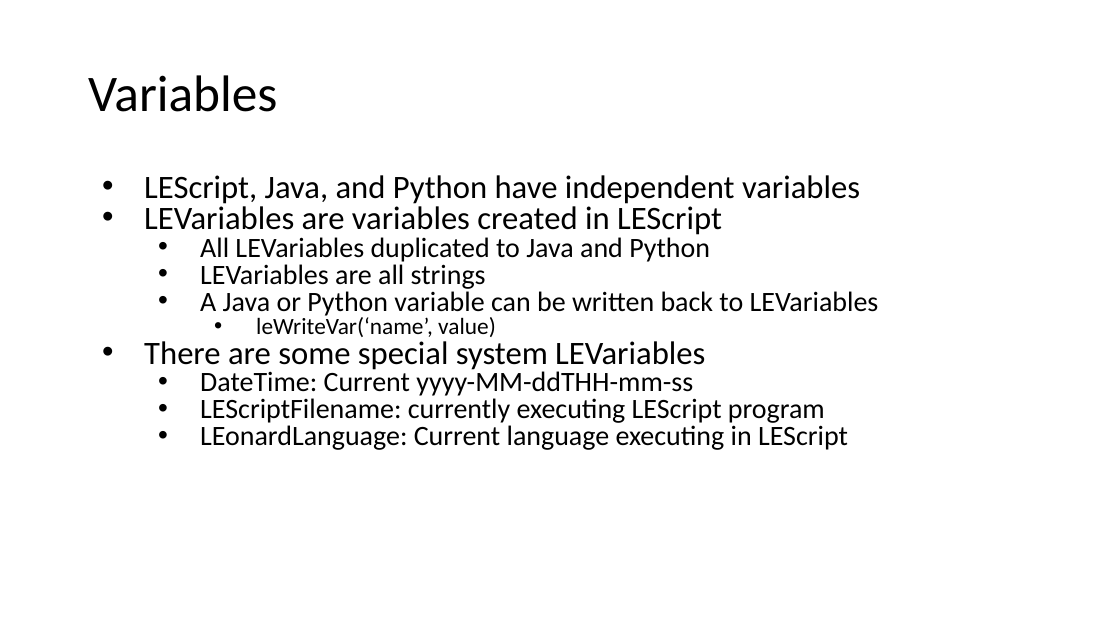
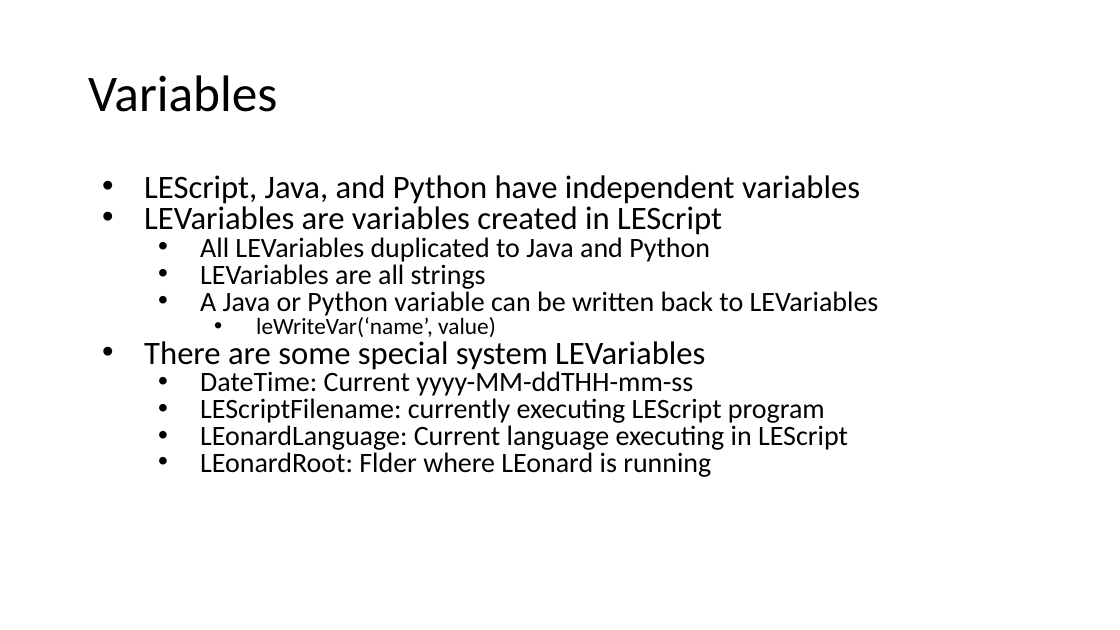
Before and after one commit to nedlecky/LEonard, a slide deck: slide 3 of LEonard/LEonard Design Rev 13.pptx. Drawn at 1120x630 pixels with LibreOffice and Linux fonts; fonts in the diff are those of the drawing. Boxes give left, top, right and bottom in pixels: in the first picture for what was removed or moved away, otherwise in the second. Text is boxed around its words. In the diff, an @@ line names an element or a change of style, - is before the commit and + after.

```diff
--- a/LEonard/LEonard Design Rev 13.pptx
+++ b/LEonard/LEonard Design Rev 13.pptx
@@ text at <box>200,449,711,477</box>: paragraph added @@
+  • LEonardRoot: Flder where LEonard is running
```
Also in this commit, not shown: 24 other files.
